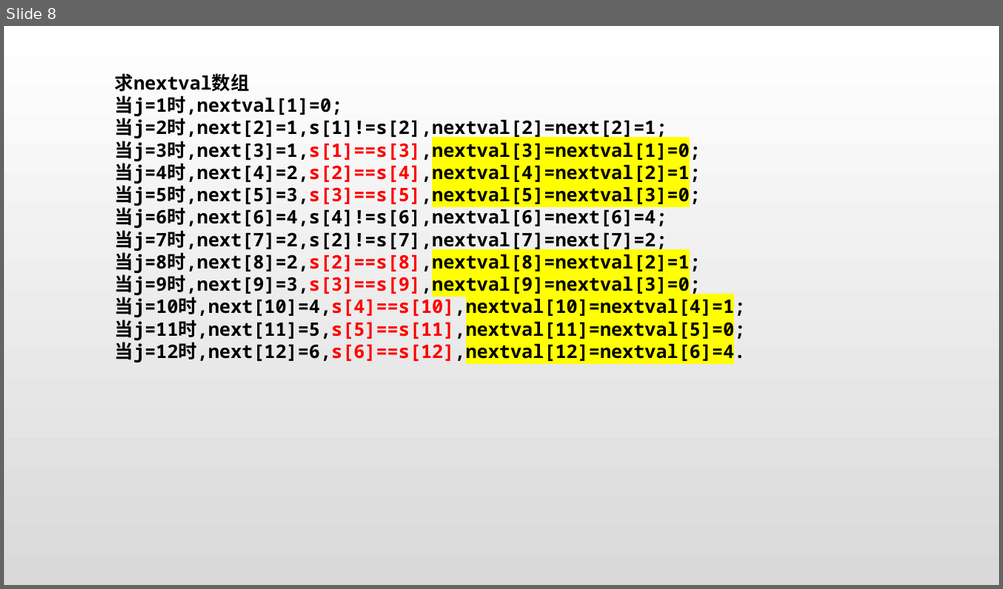
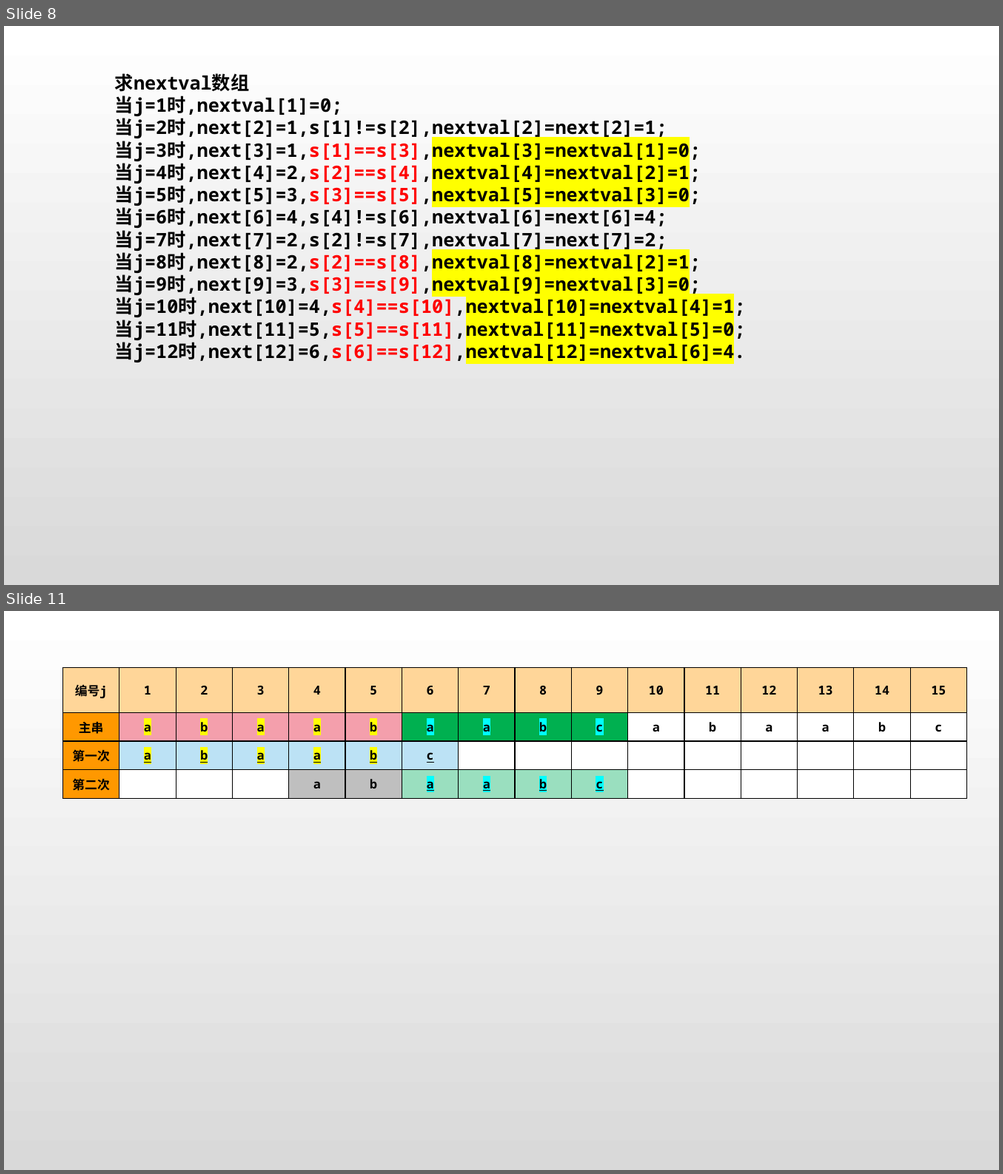
Before and after one commit to jk2020214154/Data_Structure_Code, a slide deck: 第四章 串/4.2 串的模式匹配/KMP图示.pptx. Shown one above the other, each under a label of ours: slide 8 before the commit, slides 8 and 11 after it; the slides between them are not shown. The pictures are 1003x589 and 1003x1174 pixels, drawn with LibreOffice and Linux fonts; fonts in the diff are those of the drawing. Boxes give left, top, right and bottom in pixels: in the first picture for what was removed or moved away, otherwise in the second. Text is boxed around its words. In the diff, an @@ line names an element or a change of style, - is before the commit and + after.

```diff
--- a/第四章 串/4.2 串的模式匹配/KMP图示.pptx
+++ b/第四章 串/4.2 串的模式匹配/KMP图示.pptx
@@ slide 11 added at <box>4,611,999,1170</box>, background gradient #FFFFFF to #D9D9D9 @@
@@ table added at <box>63,668,970,800</box>, 4 rows, 16 columns @@
+编号j | 1 | 2 | 3 | 4 | 5 | 6 | 7 | 8 | 9 | 10 | 11 | 12 | 13 | 14 | 15
+主串 | a | b | a | a | b | a | a | b | c | a | b | a | a | b | c
+第一次 | a | b | a | a | b | c |  |  |  |  |  |  |  |  | 
+第二次 |  |  |  | a | b | a | a | b | c |  |  |  |  |  | 
```
Also in this commit, not shown: 2 slides changed, 2 other slides added, 1 other file.
